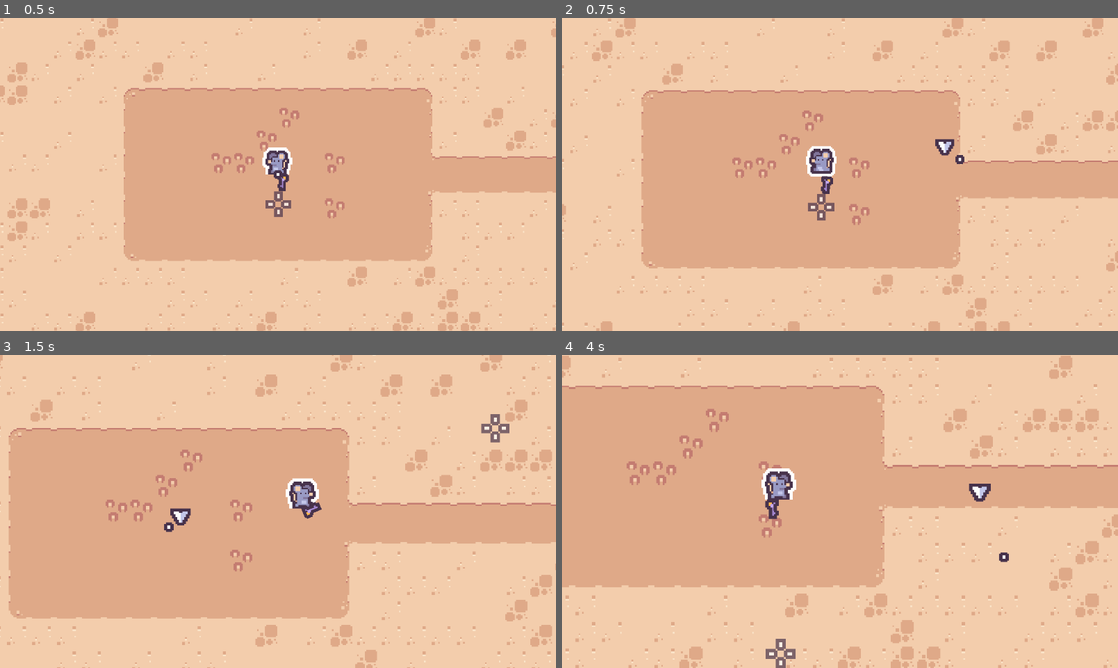
Above: before the commit, frames 1-4 (two rows, left to right).
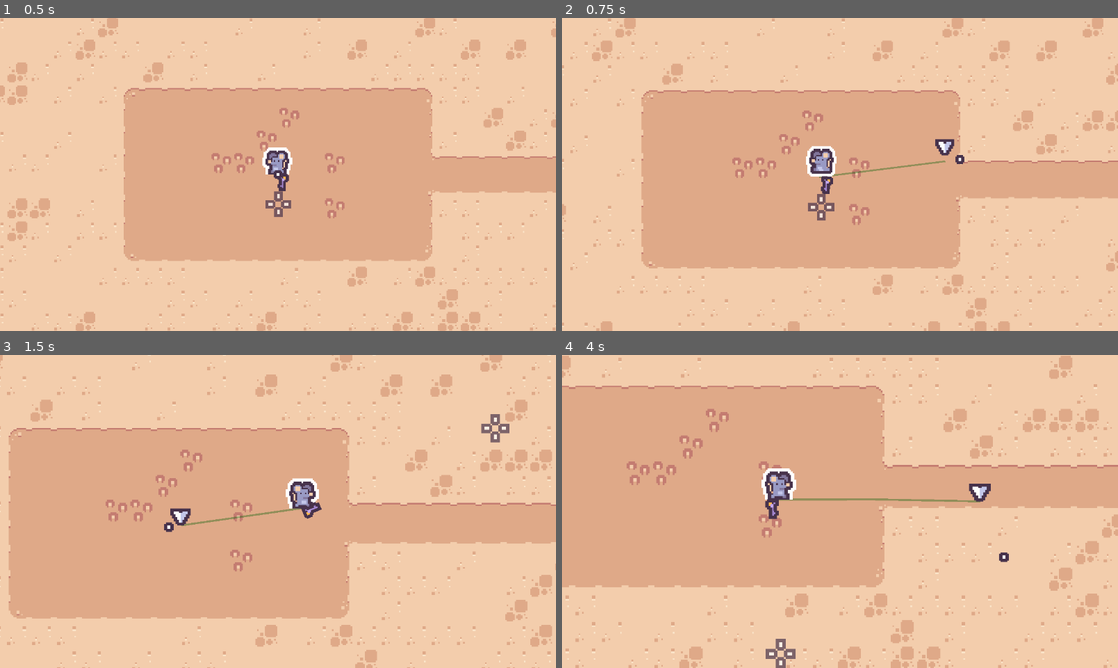
Above: after the commit, the same moments.

Repository: johnreybacal/desert-impasse
Game: Godot game, scene res://scenes/game.tscn
Two runs of this game, one before a commit and one after it. Both use one fixed random seed, a clock stepped at 60 frames per second and the inputs below.
Inputs (mouse positions are in pixels of both pictures, inside the frame that each line leads up to):
- Up to frame 1 (0.5 s): no input
- Up to frame 2 (0.75 s): tap Enter at 0.5 s; move the mouse to (962, 158) at 0.52 s; right-click (962, 158) at 0.6 s
- Up to frame 3 (1.5 s): move the mouse to (166, 527) at 1.27 s; right-click (166, 527) at 1.35 s
- Up to frame 4 (4 s): move the mouse to (895, 442) at 2.02 s; hold Mouse wheel down (switch_weapon_down) 2.03-2.78 s; right-click (895, 442) at 2.3 s; move the mouse to (812, 574) at 2.77 s; tap Mouse wheel up (switch_weapon_up) at 2.85 s; right-click (812, 574) at 3.05 s; move the mouse to (1006, 558) at 3.52 s; press the mouse at (1006, 558) at 3.53 s; right-click (1006, 558) at 3.8 s

Frame 1 is identical in both runs. In frame 2, 0.1% of the frame differs, in the area x 46-69%, y 45-52%; in frame 3, 0.1%; in frame 4, 0.2%, in the area x 39-76%, y 45-48%.

Commit message:
draw navigation line

Diff:
--- a/scenes/player.tscn
+++ b/scenes/player.tscn
@@ -116,4 +116,9 @@
 
 [node name="NavigationMarker" parent="." instance=ExtResource("4_dqkch")]
 
+[node name="NavigationLine" type="Line2D" parent="."]
+width = 1.2
+default_color = Color(0, 0.35686275, 0.011764706, 0.3529412)
+joint_mode = 1
+
 [connection signal="animation_finished" from="AnimatedSprite2D" to="." method="_on_animated_sprite_2d_animation_finished"]
--- a/scripts/player.gd
+++ b/scripts/player.gd
@@ -6,6 +6,7 @@
 @onready var move_speed = 125
 @onready var navigation_agent: NavigationAgent2D = $NavigationAgent2D
 @onready var navigation_marker: Node2D = $NavigationMarker
+@onready var navigation_line: Line2D = $NavigationLine
 
 var bullet_scene = preload("res://scenes/bullet.tscn")
 var gun_scene = preload("res://scenes/gun.tscn")
@@ -28,6 +29,8 @@
     gun.on_recoil.connect(on_recoil)
     gun.set_gun(guns[equipped])
 
+
+    navigation_line.top_level = true
     navigation_marker.top_level = true
 
     # https://docs.godotengine.org/en/stable/tutorials/navigation/navigation_introduction_2d.html
@@ -52,18 +55,31 @@
     navigation_marker.global_position = navigation_agent.get_final_position()
     navigation_marker.visible = true
 
+    navigation_line.clear_points()
+    var navigation_points := navigation_agent.get_current_navigation_path()
+    for point in navigation_points:
+        navigation_line.add_point(point)
+
 
 func _process(_delta: float) -> void:
     handle_animation()
 
 func _physics_process(_delta: float) -> void:
     if navigation_agent.is_navigation_finished():
+        navigation_line.clear_points()
         navigation_marker.visible = false
         gun.apply_spread_penalty = false
         return
 
     var current_agent_position: Vector2 = global_position
     var next_path_position: Vector2 = navigation_agent.get_next_path_position()
+
+    # redraw previous lines to follow player
+    for i in navigation_line.points.size() - 1:
+        if navigation_line.points[i] == next_path_position:
+            break
+        navigation_line.set_point_position(i, position)
+
 
     velocity = current_agent_position.direction_to(next_path_position) * move_speed
     gun.apply_spread_penalty = true
